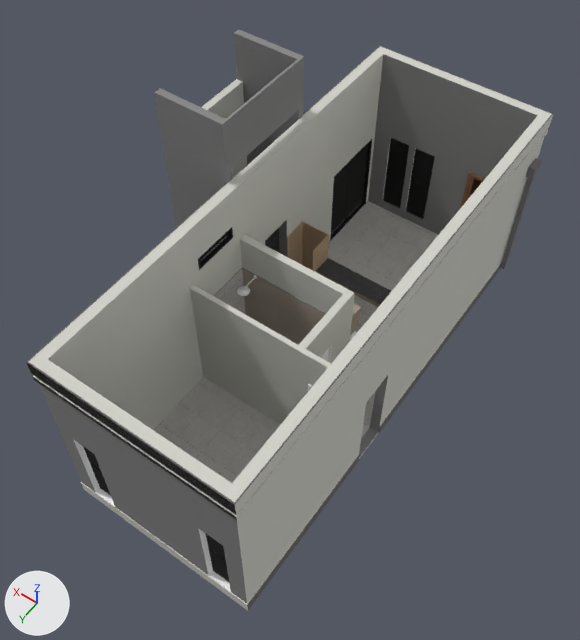
The glTF model glb/INICIO.glb, before and after one commit.
One viewpoint serves both versions: a 50 mm camera at (2.17, 20.32, 14.21) aimed at (7.64, 12.67, 2.18). Arrows for +X, +Y and +Z are at lower left; the lights stay in place. The picture after the commit comes second. Where no turn or scale is listed for an object, it has been applied to the vertices. Vertices at exactly the same position are counted once.

Names of what the first picture shows: 'Diferencia', 'Diferencia.001', 'Diferencia.002', 'ID127', 'ID127.001', 'ID127.002', 'ID127.003', 'ID127.004', 'ID127.005', 'ID127.006', 'ID127.007', 'ID127.008', 'ID127.009', 'ID127.010', 'Unir', 'group_19', 'group_3', 'group_8' and 21 more.
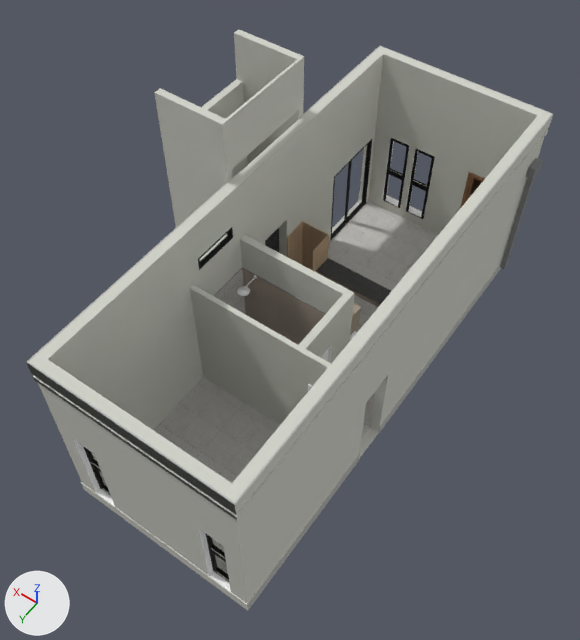
Changed parts and their boxes (x1, y1, x2, y2) in the pictures (580 x 640 px):
'Unir', moved, rescaled (not visible afterwards)
    before: (38, 29, 538, 603)
part 1 of me_id20, surface changed
    both: (26, 46, 553, 610)
part 2 of me_id127, surface changed
    before: (85, 141, 432, 581)

Patch to the scene script:
```diff
--- a/glb/INICIO.glb.py
+++ b/glb/INICIO.glb.py
@@ me_id20 @@
 # used by ob_group_3; location = (8.1, 11.91, 2.22)
-me_id20.from_pydata(...)  # 11856 vertices, 23493 faces; spans x -2.78..2.78, y -5.08..5.08, z -2.13..2.13
+me_id20.from_pydata(...)  # 2261 vertices, 4402 faces; spans x -2.78..2.78, y -5.08..5.08, z -2.13..2.13
+# me_id20 part 1: 744 kept faces spanning x -2.78..2.78, y -4.98..5.08, z -2.13..2.13 get new texture (UV) coordinates
+# edits to the shape of me_id20 do not show in these pictures
 me_id20.materials.append(mat_palettematerial001)
@@ me_id127 @@
 me_id127.from_pydata(...)  # 8 vertices, 12 faces; spans x -0.73..0.73, y -1.0..1.0, z -0.01..0.01
 # used by ob_id127; parent = ob_node_33; location = (6.068, 16.84, 1.9); rotation_euler = (-1.571, 0.0, -3.142), in degrees (-90, 0, -180); scale = (0.252, 0.43, 0.26)
+# me_id127 part 2: texture (UV) coordinates of 12 of 12 faces, centred in x -0.73..0.73, y -1.0..1.0, z -0.01..0.01, changed; they spanned u 0.16..0.16, v 0.84..0.84 and now span u 0.28..0.28, v 0.72..0.72
 me_id127.materials.append(mat_palettematerial002)
@@ ob_unir @@
-ob_unir = bpy.data.objects.new('Unir', me_id516)
-ob_unir.location = (8.17, 11.96, 2.88)
+ob_unir = bpy.data.objects.new('Unir', me_id367)
+ob_unir.location = (10.05, 10.98, 0.12)
 ob_unir.rotation_euler = (-1.571, 0.0, 0.0)  # degrees (-90, 0, 0)
-ob_unir.scale = (5.0, 5.0, 5.0)
+ob_unir.scale = (1.04, 1.04, 1.04)
```
